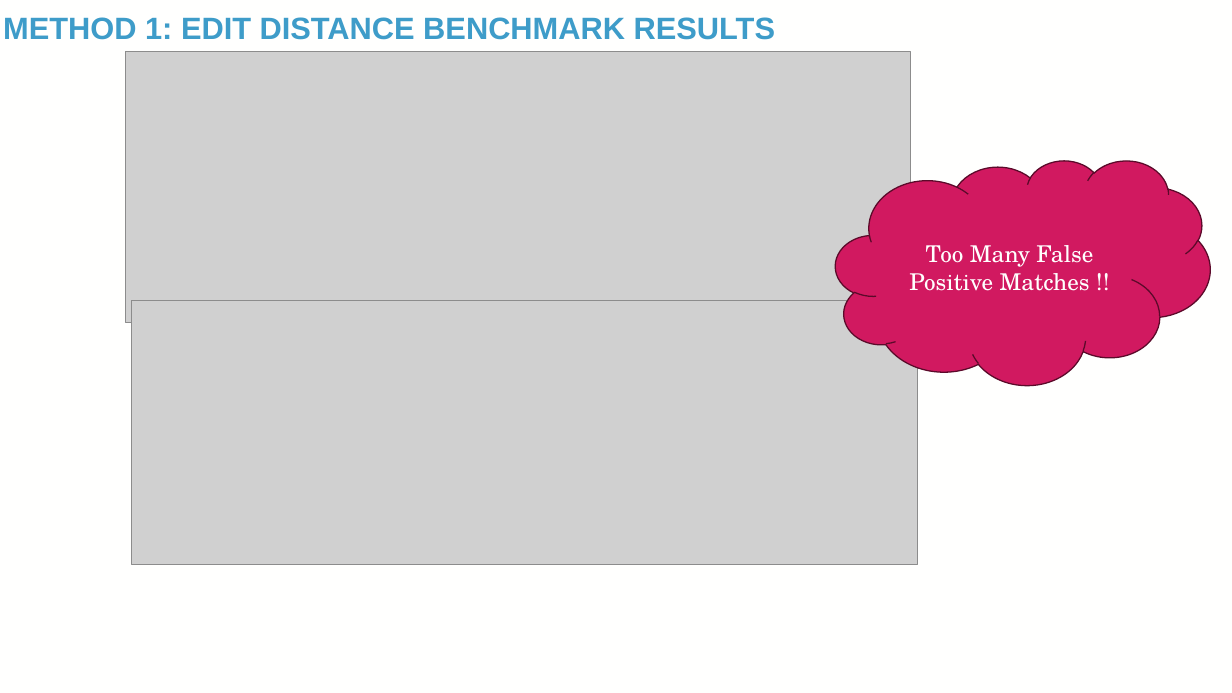
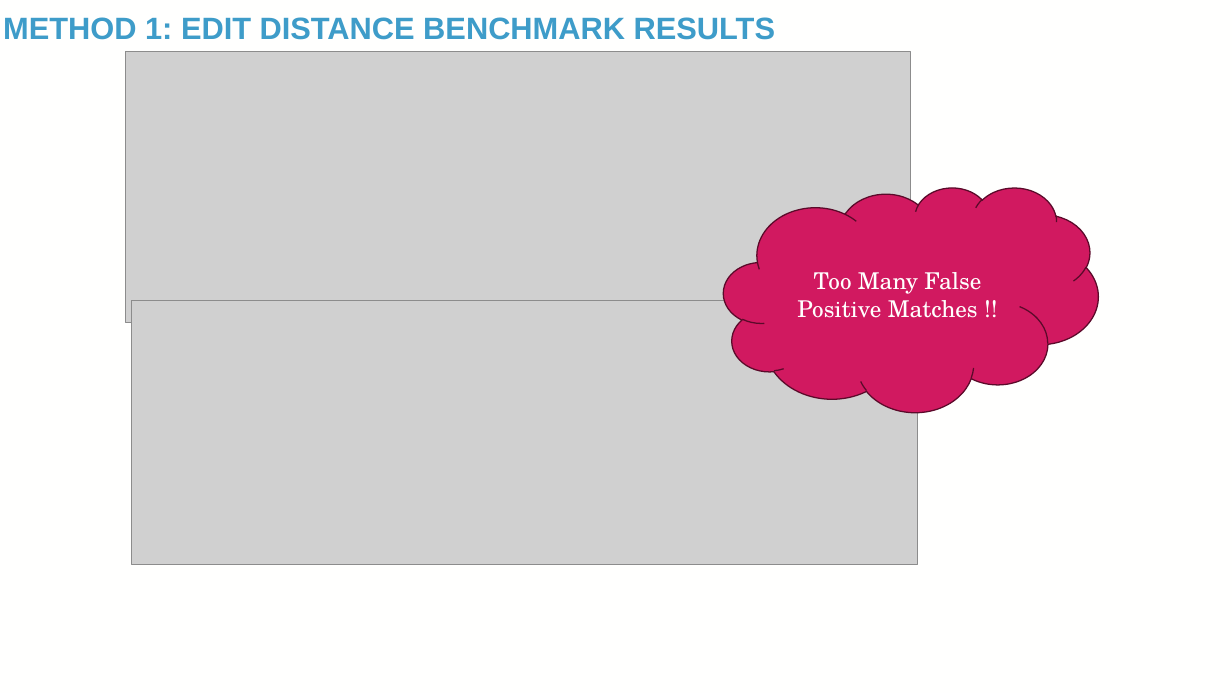
Before and after one commit to TaylorResearchLab/CANTOS, a slide deck: slide 16 of presentations/BIG_2024.pptx. Drawn at 1232x693 pixels with LibreOffice and Linux fonts; fonts in the diff are those of the drawing; grey boxes stand for pictures; background and template pictures are left out. Boxes give left, top, right and bottom in pixels: in the first picture for what was removed or moved away, otherwise in the second. Text is boxed around its words. In the diff, an @@ line names an element or a change of style, - is before the commit and + after.

```diff
--- a/presentations/BIG_2024.pptx
+++ b/presentations/BIG_2024.pptx
@@ cloud "Too Many False Positive Matches ..." moved from (x1=836, y1=160, x2=1210, y2=384) to (x1=724, y1=188, x2=1098, y2=412) @@
```
Also in this commit, not shown: 3 other slides changed.
